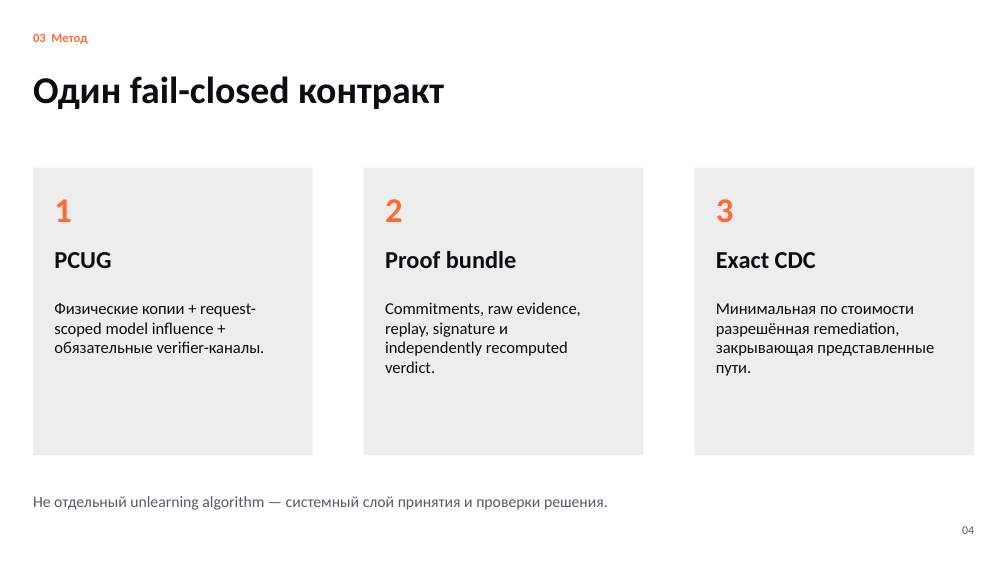
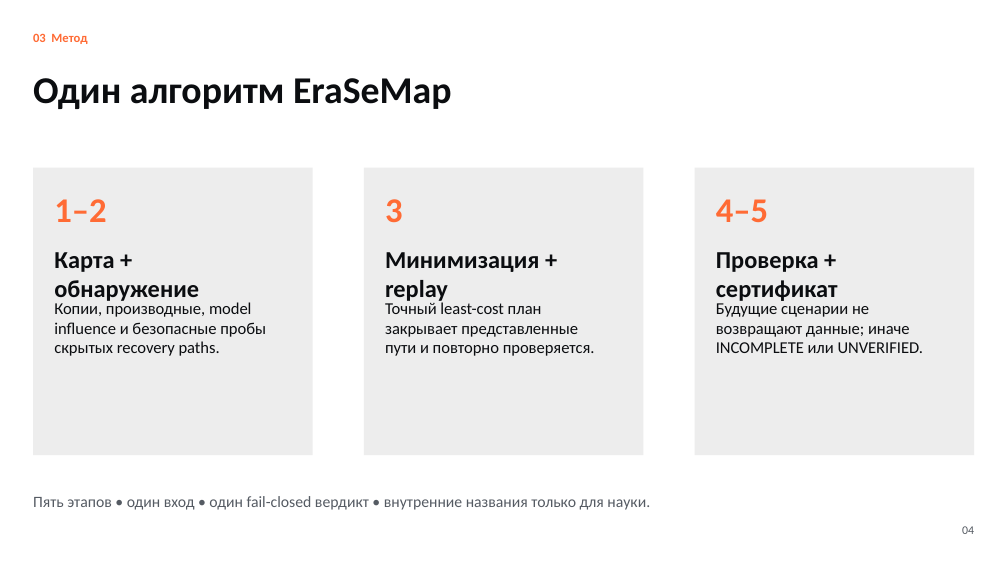
Before and after one commit to nazkari86-lab/erasemap, a slide deck: slide 4 of competition/EraSeMap_RKNP_ISEF_RU.pptx. Drawn at 1008x567 pixels with LibreOffice and Linux fonts; fonts in the diff are those of the drawing. Boxes give left, top, right and bottom in pixels: in the first picture for what was removed or moved away, otherwise in the second. Text is boxed around its words. In the diff, an @@ line names an element or a change of style, - is before the commit and + after.

```diff
--- a/competition/EraSeMap_RKNP_ISEF_RU.pptx
+++ b/competition/EraSeMap_RKNP_ISEF_RU.pptx
@@ text at bbox=[33, 78, 451, 109]: text changed @@
-Один fail-closed контракт
+Один алгоритм EraSeMap
@@ text at bbox=[54, 199, 106, 222]: text changed @@
-1
+1–2
@@ text at bbox=[385, 199, 403, 222]: text changed @@
-2
+3
@@ text at bbox=[716, 199, 768, 222]: text changed @@
-3
+4–5
@@ text at bbox=[54, 252, 199, 304]: text changed @@
-PCUG
+Карта + обнаружение
@@ text at bbox=[385, 252, 540, 304]: text changed @@
-Proof bundle
+Минимизация + replay
@@ text at bbox=[716, 252, 838, 304]: text changed @@
-Exact CDC
+Проверка + сертификат
@@ text at bbox=[54, 300, 266, 356]: text changed @@
-Физические копии + request-scoped model influence + обязательные verifier-каналы.
+Копии, производные, model influence и безопасные пробы скрытых recovery paths.
@@ text at bbox=[385, 300, 595, 356]: text changed @@
-Commitments, raw evidence, replay, signature и independently recomputed verdict.
+Точный least-cost план закрывает представленные пути и повторно проверяется.
@@ text at bbox=[716, 300, 923, 353]: text changed @@
-Минимальная по стоимости разрешённая remediation, закрывающая представленные пути.
+Будущие сценарии не возвращают данные; иначе INCOMPLETE или UNVERIFIED.
@@ text at bbox=[33, 496, 650, 510]: text changed @@
-Не отдельный unlearning algorithm — системный слой принятия и проверки решения.
+Пять этапов • один вход • один fail-closed вердикт • внутренние названия только для науки.
```
Also in this commit, not shown: 9 other slides changed, 30 other files.
